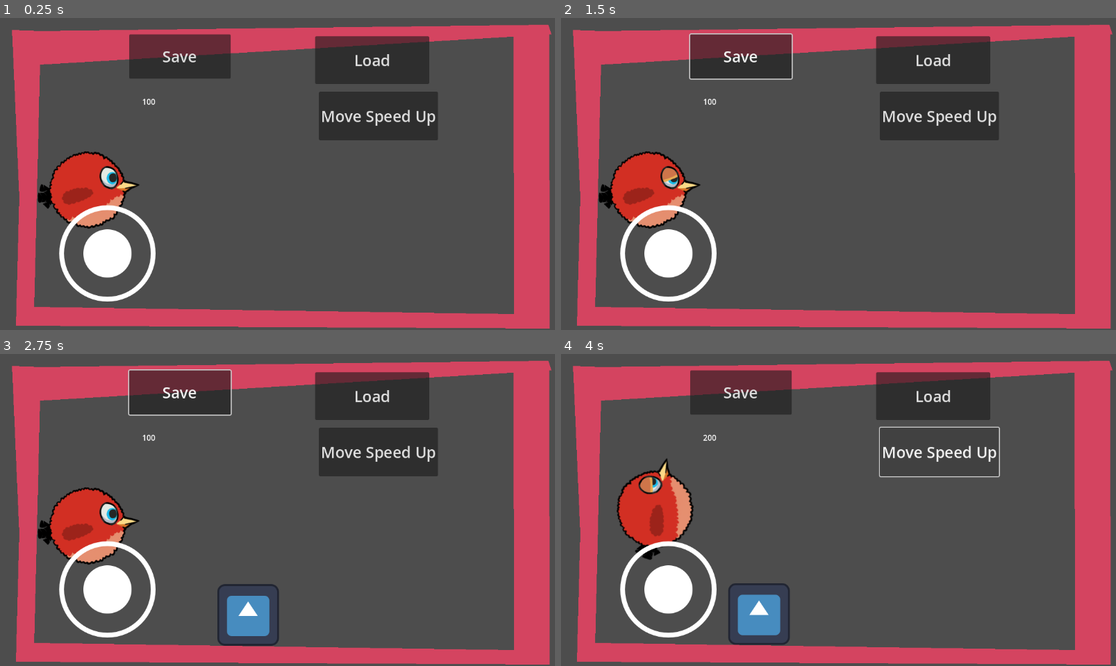
Above: before the commit, frames 1-4 (two rows, left to right).
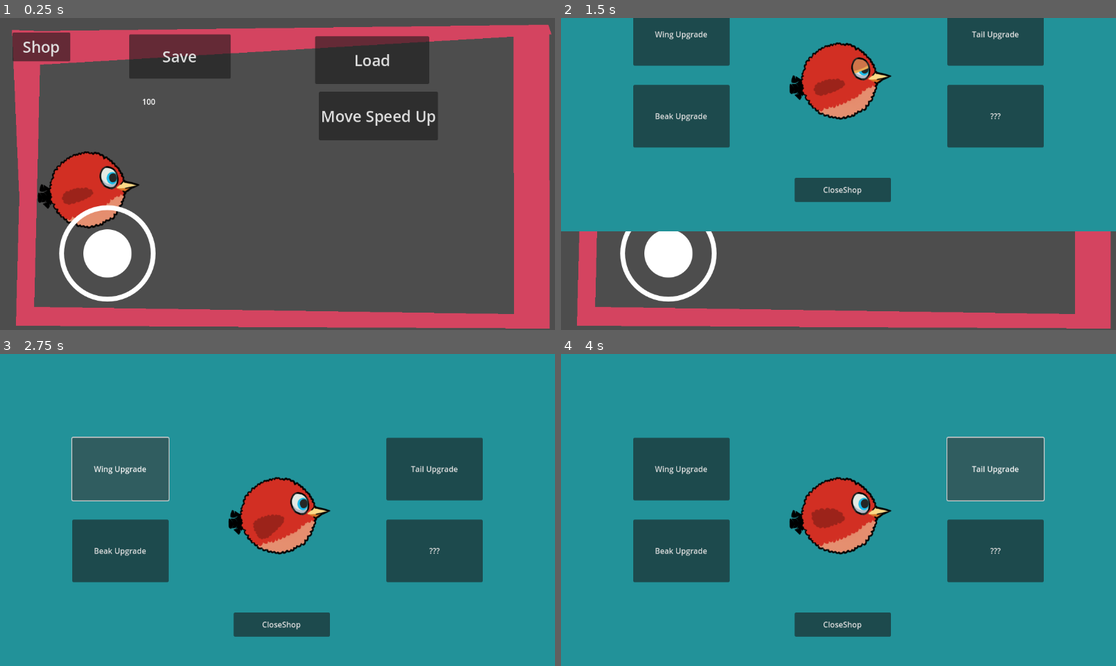
Above: after the commit, the same moments.

Repository: alikandir/Project-Pigeon
Game: Godot game, scene res://scenes/game.tscn
The game is run twice, just before and just after one commit, with the same random seed, the same clock (stepped at 60 frames per second) and the same inputs. The engine's default icon, where the game draws it, is replaced by a stand-in: a white triangle on a blue panel in a dark square.
Inputs (mouse positions are in pixels of both pictures, inside the frame that each line leads up to):
- Up to frame 1 (0.25 s): no input
- Up to frame 2 (1.5 s): click "Save" at 0.5 s; click (599, 46) at 1.25 s, where only the run after the commit has a clickable "Shop"
- Up to frame 3 (2.75 s): click (122, 469) at 2 s, where only the run after the commit has a clickable "Wing Upgrade"
- Up to frame 4 (4 s): click (683, 550) at 2.75 s, where only the run after the commit has a clickable "Beak Upgrade"; click (993, 469) at 3.5 s, where only the run after the commit has a clickable "Tail Upgrade"

The runs differ from the first frame. In frame 1, 1.0% of the frame differs, in the area x 2-13%, y 4-15%; in frame 2, 68%; in frame 3, 100%; in frame 4, 100%, in the area x 0-100%, y 0-100%.

Commit message:
upgrade_screen

Diff:
--- a/scenes/game.tscn
+++ b/scenes/game.tscn
@@ -54,6 +54,14 @@
 offset_bottom = -9.0
 deadzone_size = 1.0
 
+[node name="ShopButton" type="Button" parent="CanvasLayer"]
+offset_left = 26.0
+offset_top = 30.0
+offset_right = 146.0
+offset_bottom = 90.0
+theme_override_font_sizes/font_size = 32
+text = "Shop"
+
 [node name="ExampleLevel" type="StaticBody2D" parent="."]
 script = ExtResource("3_f8vwv")
 
@@ -77,3 +85,4 @@
 [connection signal="pressed" from="CanvasLayer/Button" to="." method="_on_button_pressed"]
 [connection signal="pressed" from="CanvasLayer/Button2" to="." method="_on_button_2_pressed"]
 [connection signal="pressed" from="CanvasLayer/Button3" to="." method="_on_button_3_pressed"]
+[connection signal="pressed" from="CanvasLayer/ShopButton" to="." method="_on_shop_button_pressed"]
--- /dev/null
+++ b/scenes/upgrade_screen.tscn
@@ -0,0 +1,210 @@
+[gd_scene load_steps=14 format=3 uid="uid://dx33r516t02ri"]
+
+[ext_resource type="Script" path="res://scripts/upgrade_screen.gd" id="1_1x53w"]
+[ext_resource type="Texture2D" uid="uid://bkwby5fnqqhgs" path="res://sprites/Red_Bird.png" id="1_mmrgr"]
+
+[sub_resource type="StyleBoxFlat" id="StyleBoxFlat_ytxtg"]
+bg_color = Color(0.133333, 0.572549, 0.6, 1)
+
+[sub_resource type="AtlasTexture" id="AtlasTexture_tm5hg"]
+atlas = ExtResource("1_mmrgr")
+region = Rect2(0, 0, 256, 256)
+
+[sub_resource type="AtlasTexture" id="AtlasTexture_7jude"]
+atlas = ExtResource("1_mmrgr")
+region = Rect2(256, 0, 256, 256)
+
+[sub_resource type="AtlasTexture" id="AtlasTexture_jqote"]
+atlas = ExtResource("1_mmrgr")
+region = Rect2(0, 256, 256, 256)
+
+[sub_resource type="AtlasTexture" id="AtlasTexture_8atbl"]
+atlas = ExtResource("1_mmrgr")
+region = Rect2(256, 256, 256, 256)
+
+[sub_resource type="SpriteFrames" id="SpriteFrames_2ki8y"]
+animations = [{
+"frames": [{
+"duration": 1.0,
+"texture": SubResource("AtlasTexture_tm5hg")
+}, {
+"duration": 1.0,
+"texture": SubResource("AtlasTexture_7jude")
+}, {
+"duration": 1.0,
+"texture": SubResource("AtlasTexture_jqote")
+}, {
+"duration": 1.0,
+"texture": SubResource("AtlasTexture_8atbl")
+}],
+"loop": true,
+"name": &"default",
+"speed": 5.0
+}]
+
+[sub_resource type="SpriteFrames" id="SpriteFrames_cn2bt"]
+
+[sub_resource type="Animation" id="Animation_fuu0e"]
+resource_name = "scene_opening"
+tracks/0/type = "value"
+tracks/0/imported = false
+tracks/0/enabled = true
+tracks/0/path = NodePath(".:position")
+tracks/0/interp = 1
+tracks/0/loop_wrap = true
+tracks/0/keys = {
+"times": PackedFloat32Array(0, 1),
+"transitions": PackedFloat32Array(0.15932, 1),
+"update": 0,
+"values": [Vector2(0, -644), Vector2(0, 0)]
+}
+
+[sub_resource type="Animation" id="Animation_hngbs"]
+length = 0.001
+tracks/0/type = "value"
+tracks/0/imported = false
+tracks/0/enabled = true
+tracks/0/path = NodePath(".:position")
+tracks/0/interp = 1
+tracks/0/loop_wrap = true
+tracks/0/keys = {
+"times": PackedFloat32Array(0),
+"transitions": PackedFloat32Array(1),
+"update": 0,
+"values": [Vector2(0, -644)]
+}
+
+[sub_resource type="Animation" id="Animation_8lmyo"]
+resource_name = "scene_closing"
+tracks/0/type = "value"
+tracks/0/imported = false
+tracks/0/enabled = true
+tracks/0/path = NodePath(".:position")
+tracks/0/interp = 1
+tracks/0/loop_wrap = true
+tracks/0/keys = {
+"times": PackedFloat32Array(0, 1),
+"transitions": PackedFloat32Array(0.366022, 1.07177),
+"update": 0,
+"values": [Vector2(0, 0), Vector2(0, -651)]
+}
+
+[sub_resource type="AnimationLibrary" id="AnimationLibrary_wbbfi"]
+_data = {
+"RESET": SubResource("Animation_hngbs"),
+"scene_closing": SubResource("Animation_8lmyo"),
+"scene_opening": SubResource("Animation_fuu0e")
+}
+
+[node name="UpgradeScreen" type="Control"]
+process_mode = 3
+layout_mode = 3
+anchors_preset = 15
+anchor_right = 1.0
+anchor_bottom = 1.0
+offset_top = -644.0
+offset_bottom = -644.0
+grow_horizontal = 2
+grow_vertical = 2
+script = ExtResource("1_1x53w")
+
+[node name="Panel" type="Panel" parent="."]
+layout_mode = 1
+anchors_preset = 15
+anchor_right = 1.0
+anchor_bottom = 1.0
+grow_horizontal = 2
+grow_vertical = 2
+theme_override_styles/panel = SubResource("StyleBoxFlat_ytxtg")
+
+[node name="LeftContainer" type="VBoxContainer" parent="Panel"]
+layout_mode = 1
+anchors_preset = 4
+anchor_top = 0.5
+anchor_bottom = 0.5
+offset_left = 150.0
+offset_top = -150.0
+offset_right = 350.0
+offset_bottom = 150.0
+grow_vertical = 2
+theme_override_constants/separation = 40
+
+[node name="WingUpgrade" type="Button" parent="Panel/LeftContainer"]
+layout_mode = 2
+size_flags_vertical = 3
+text = "Wing Upgrade"
+
+[node name="BeakUpgrade" type="Button" parent="Panel/LeftContainer"]
+layout_mode = 2
+size_flags_vertical = 3
+text = "Beak Upgrade"
+
+[node name="RightContainer" type="VBoxContainer" parent="Panel"]
+layout_mode = 1
+anchors_preset = 6
+anchor_left = 1.0
+anchor_top = 0.5
+anchor_right = 1.0
+anchor_bottom = 0.5
+offset_left = -350.0
+offset_top = -150.0
+offset_right = -150.0
+offset_bottom = 150.0
+grow_horizontal = 0
+grow_vertical = 2
+theme_override_constants/separation = 40
+
+[node name="TailUpgrade" type="Button" parent="Panel/RightContainer"]
+layout_mode = 2
+size_flags_vertical = 3
+text = "Tail Upgrade"
+
+[node name="???Upgrade" type="Button" parent="Panel/RightContainer"]
+layout_mode = 2
+size_flags_vertical = 3
+text = "???"
+
+[node name="PlayerSprites" type="Control" parent="Panel"]
+layout_mode = 1
+anchors_preset = 8
+anchor_left = 0.5
+anchor_top = 0.5
+anchor_right = 0.5
+anchor_bottom = 0.5
+grow_horizontal = 2
+grow_vertical = 2
+
+[node name="Beak" type="AnimatedSprite2D" parent="Panel/PlayerSprites"]
+sprite_frames = SubResource("SpriteFrames_2ki8y")
+
+[node name="Wings" type="AnimatedSprite2D" parent="Panel/PlayerSprites"]
+sprite_frames = SubResource("SpriteFrames_cn2bt")
+
+[node name="Tail" type="AnimatedSprite2D" parent="Panel/PlayerSprites"]
+
+[node name="Body" type="AnimatedSprite2D" parent="Panel/PlayerSprites"]
+
+[node name="CloseShop" type="Button" parent="Panel"]
+layout_mode = 1
+anchors_preset = 7
+anchor_left = 0.5
+anchor_top = 1.0
+anchor_right = 0.5
+anchor_bottom = 1.0
+offset_left = -91.0
+offset_top = -111.0
+offset_right = 109.0
+offset_bottom = -61.0
+grow_horizontal = 2
+grow_vertical = 0
+text = "CloseShop"
+
+[node name="AnimationPlayer" type="AnimationPlayer" parent="."]
+libraries = {
+"": SubResource("AnimationLibrary_wbbfi")
+}
+
+[connection signal="pressed" from="Panel/LeftContainer/WingUpgrade" to="." method="_on_wing_upgrade_pressed"]
+[connection signal="pressed" from="Panel/LeftContainer/BeakUpgrade" to="." method="_on_beak_upgrade_pressed"]
+[connection signal="pressed" from="Panel/RightContainer/TailUpgrade" to="." method="_on_tail_upgrade_pressed"]
+[connection signal="pressed" from="Panel/CloseShop" to="." method="_on_close_shop_pressed"]
--- a/scripts/game.gd
+++ b/scripts/game.gd
@@ -3,7 +3,8 @@
 @onready var saver_and_loader:SaverAndLoader = $Utilities/SaverAndLoader as SaverAndLoader
 @onready var label = $CanvasLayer/Label
 @onready var player = $Player
-
+@onready var shop_button = $CanvasLayer/ShopButton
+var pl_upgrade_screen=preload("res://scenes/upgrade_screen.tscn")
 
 
 # Called when the node enters the scene tree for the first time.
@@ -31,3 +32,11 @@
 func _on_button_3_pressed():
 	player.player_stats.move_speed+=100
 	update_label()
+
+
+func _on_shop_button_pressed():
+	var tween=create_tween()
+	var upgrade_scene=pl_upgrade_screen.instantiate()
+	get_node("CanvasLayer").add_child(upgrade_scene)
+	tween.tween_property(upgrade_scene,"size",get_viewport_rect().size,2)
+	get_tree().paused=true
--- /dev/null
+++ b/scripts/upgrade_screen.gd
@@ -0,0 +1,35 @@
+extends Control
+
+@onready var wing_upgrade = $Panel/LeftContainer/WingUpgrade
+@onready var beak_upgrade = $Panel/LeftContainer/BeakUpgrade
+@onready var tail_upgrade = $Panel/RightContainer/TailUpgrade
+
+@onready var beak = $Panel/PlayerSprites/Beak
+@onready var wings = $Panel/PlayerSprites/Wings
+@onready var tail = $Panel/PlayerSprites/Tail
+@onready var body = $Panel/PlayerSprites/Body
+
+@onready var animation_player = $AnimationPlayer
+
+func _ready():
+	beak.play("default")
+	animation_player.play("scene_opening")
+
+
+func _on_wing_upgrade_pressed():
+	pass
+
+
+func _on_beak_upgrade_pressed():
+	pass # Replace with function body.
+
+
+func _on_tail_upgrade_pressed():
+	pass # Replace with function body.
+
+
+func _on_close_shop_pressed():
+	animation_player.play("scene_closing")
+	await get_tree().create_timer(1.0).timeout
+	get_tree().paused=false
+	queue_free()
